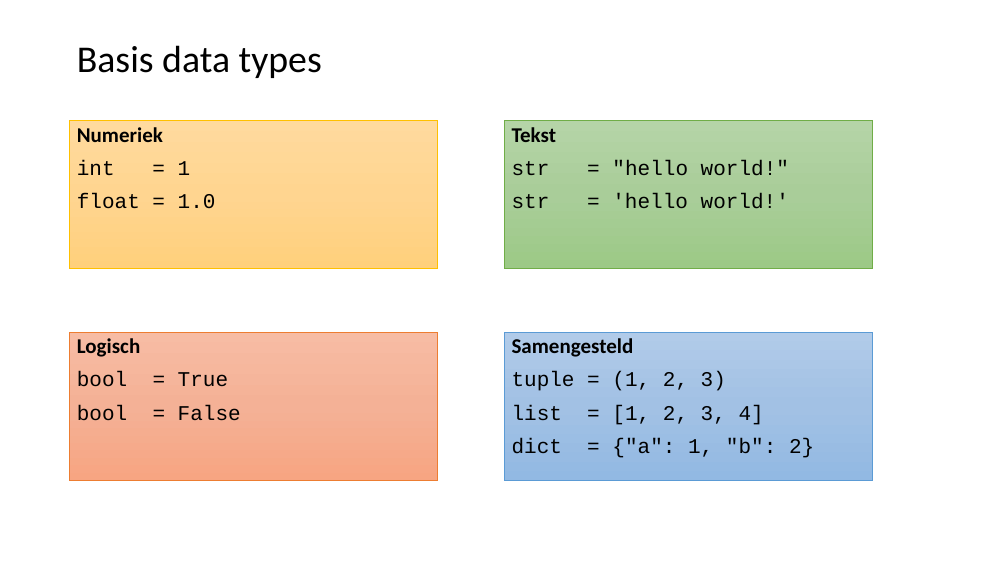
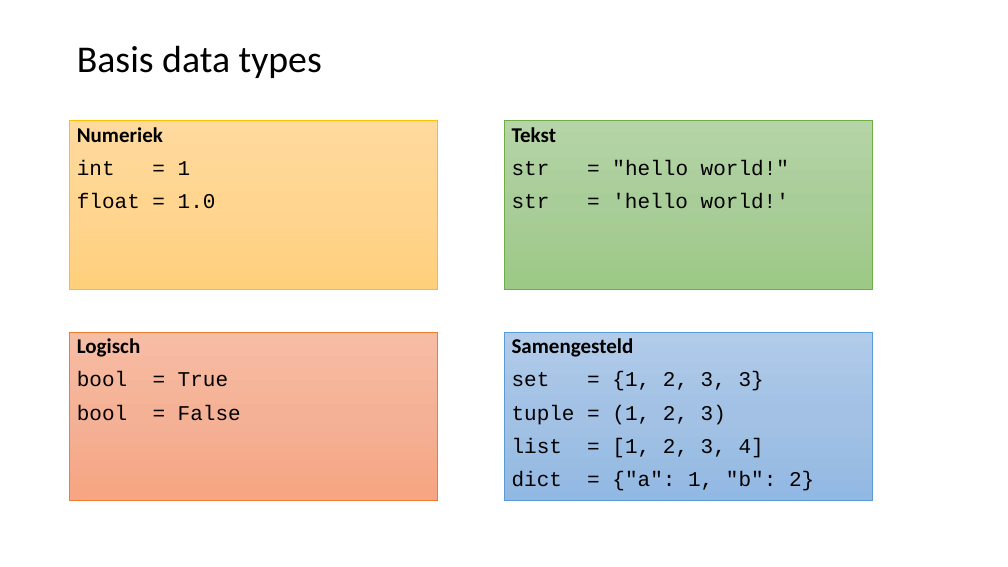
Before and after one commit to LFKoning/knowledge-sharing, a slide deck: slide 21 of python_trainees/1_basics_classes/python_traineeship_1.pptx. Drawn at 1008x567 pixels with LibreOffice and Linux fonts; fonts in the diff are those of the drawing. Boxes give left, top, right and bottom in pixels: in the first picture for what was removed or moved away, otherwise in the second. Text is boxed around its words. In the diff, an @@ line names an element or a change of style, - is before the commit and + after.

```diff
--- a/python_trainees/1_basics_classes/python_traineeship_1.pptx
+++ b/python_trainees/1_basics_classes/python_traineeship_1.pptx
@@ text "Numeriek": place and size @@
-text "Numeriek" at (70, 120, 438, 268)
+text "Numeriek" at (70, 120, 438, 289)
@@ rectangle "Tekst": place and size @@
-rectangle "Tekst" at (504, 120, 873, 268)
+rectangle "Tekst" at (504, 120, 873, 289)
@@ rectangle "Logisch": place and size @@
-rectangle "Logisch" at (70, 332, 438, 480)
+rectangle "Logisch" at (70, 332, 438, 501)
@@ rectangle "Samengesteld": place and size @@
-rectangle "Samengesteld" at (504, 332, 873, 480)
+rectangle "Samengesteld" at (504, 332, 873, 501)
@@ text in rectangle at (512, 371, 764, 391): paragraph added @@
+set = {1, 2, 3, 3}
```
Also in this commit, not shown: 14 other slides changed, 3 other files.
